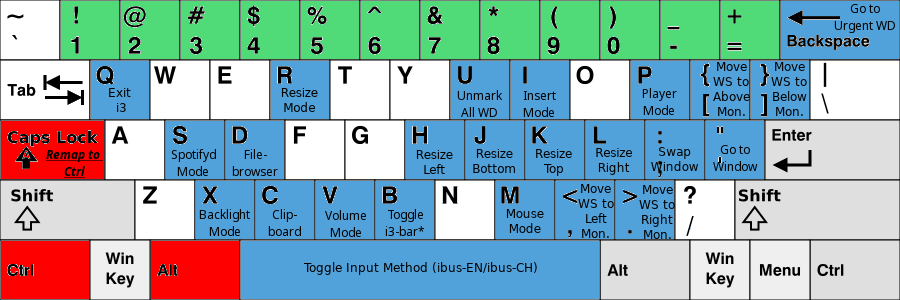
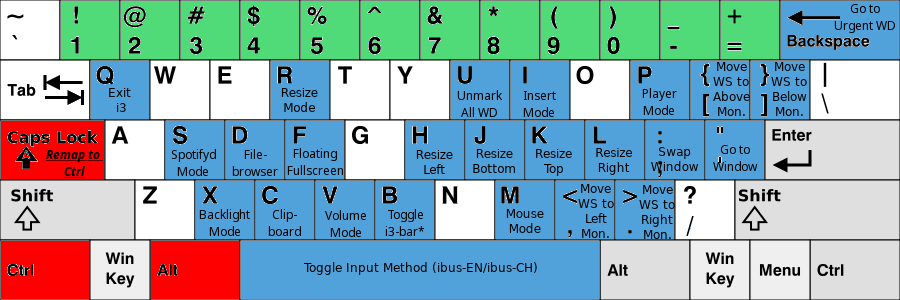
Layers edited between the first and the second 900×300 image:
added layer "Floating ..." above "KB_United_States-NoAltGr.svg" over <box>287,148,343,175</box>
painted on "KB_United_States-NoAltGr.svg" over <box>286,121,344,179</box>
